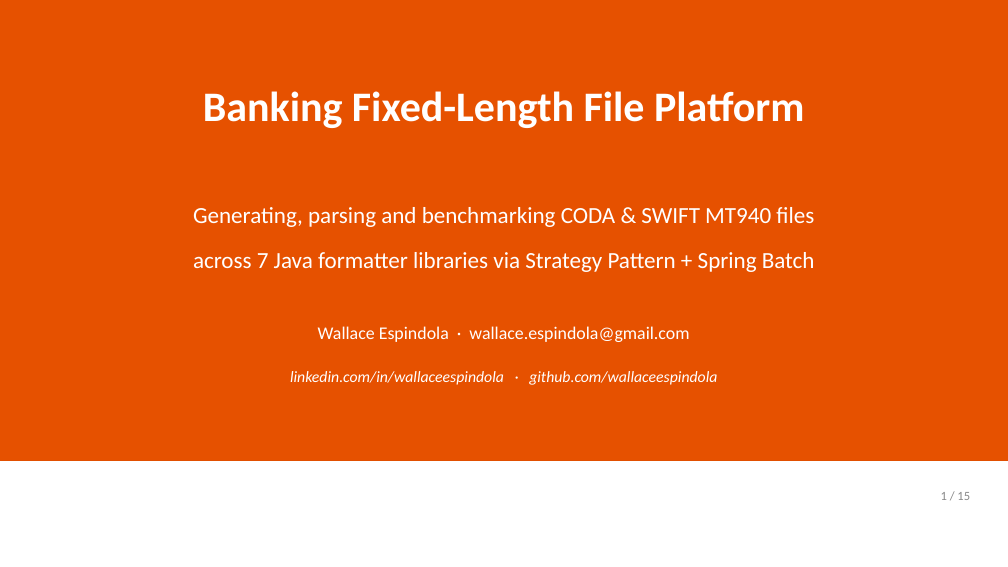
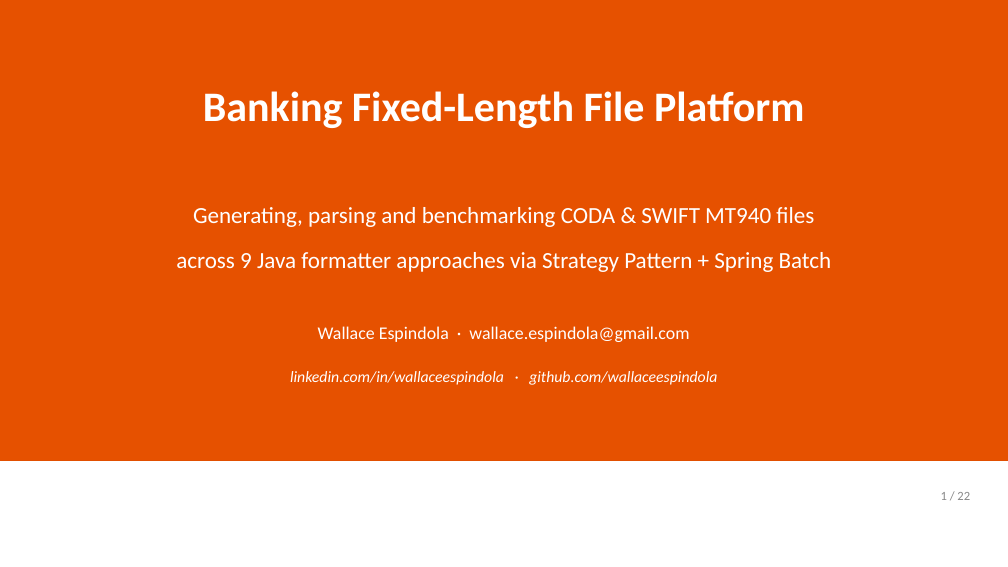
Before and after one commit to wallaceespindola/fixed-length-converters, a slide deck: slide 1 of docs/slides/banking-parser-platform.pptx. Drawn at 1008x567 pixels with LibreOffice and Linux fonts; fonts in the diff are those of the drawing. Boxes give left, top, right and bottom in pixels: in the first picture for what was removed or moved away, otherwise in the second. Text is boxed around its words. In the diff, an @@ line names an element or a change of style, - is before the commit and + after.

Commit message:
docs: ground the formatter comparison in verified data
The comparison tables rated libraries on adjectives alone — no versions, no
release dates, no maintenance signal, and nothing a bank could use to judge
operational risk.

Replace them with facts gathered on 2026-07-27 from Maven Central metadata,
the GitHub REST API and deps.dev: pinned vs latest version, release dates,
repository activity, stars, governance model, dependent packages, license,
jar size and transitive cost (camel-bindy drags in icu4j at 14 MB), plus the
CVE-2020-13936 caveat for Velocity templates. Maven Central publishes no
download counts, so dependents and release cadence stand in for adoption and
the docs say so rather than quoting an invented number.

Add measured throughput for all nine approaches: a 36-benchmark JMH run and
end-to-end batch-pipeline records/second. fixedformat4j leads CODA; the two
annotation-derived Spring Batch hybrids match native Spring Batch, confirming
the reflection cost is construction-time only.

Deck grows from 15 to 22 slides (annotation-derived layouts, library health,
adoption, supply chain, bank suitability, both performance views). README and
CLAUDE.md updated; PPTX regenerated from tools/python/generate_pptx.py.

```diff
--- a/docs/slides/banking-parser-platform.pptx
+++ b/docs/slides/banking-parser-platform.pptx
@@ text at (x1=176, y1=252, x2=832, y2=272): text changed @@
-across 7 Java formatter libraries via Strategy Pattern + Spring Batch
+across 9 Java formatter approaches via Strategy Pattern + Spring Batch
@@ text at (x1=941, y1=492, x2=970, y2=500): text changed @@
-1 / 15
+1 / 22
```
Also in this commit, not shown: 13 other slides changed, 8 slides added, 1 slide removed, 7 other files.
